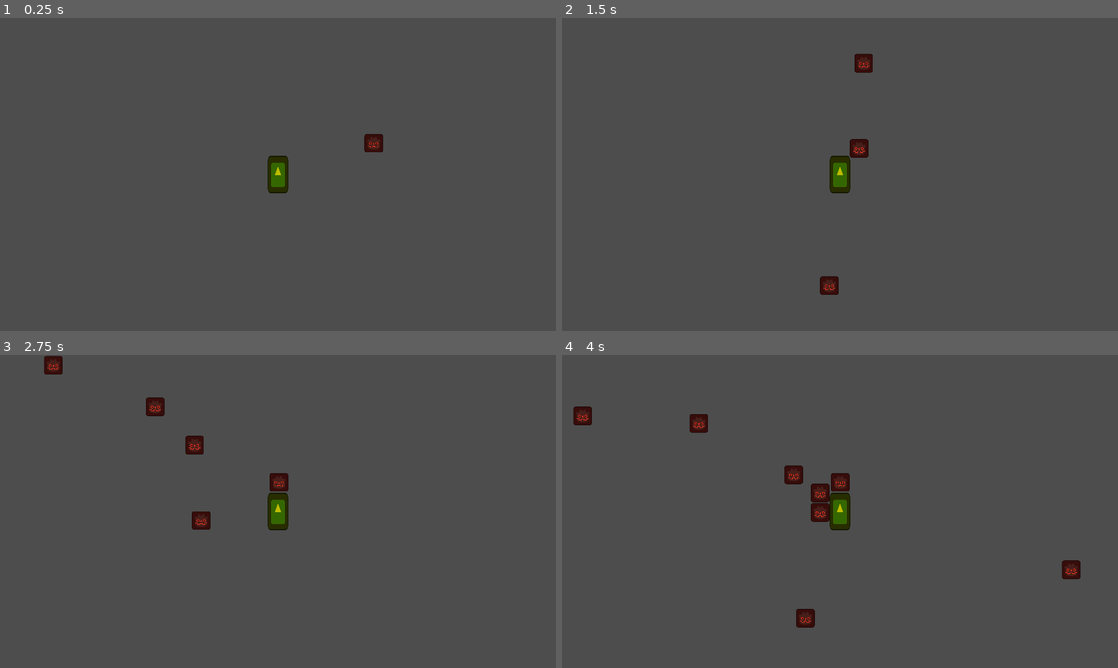
Above: before the commit, frames 1-4 (two rows, left to right).
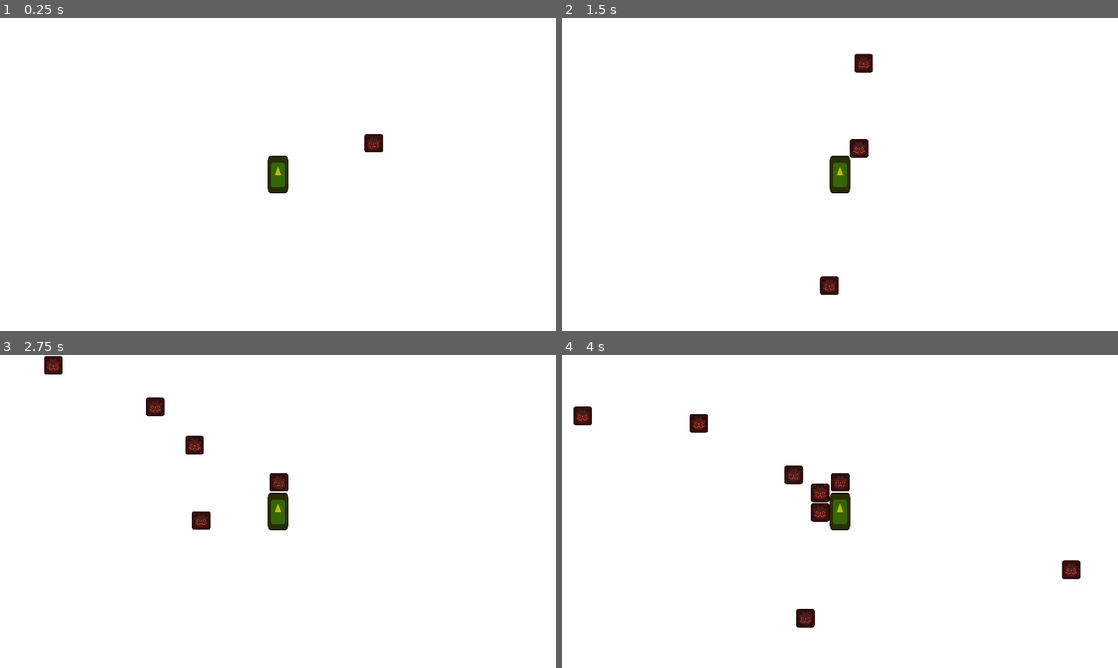
Above: after the commit, the same moments.

Repository: deutandev/survival-shooter
Game: Godot game, scene res://environment/map.tscn
Two runs of this game, one before a commit and one after it. Both use one fixed random seed, a clock stepped at 60 frames per second and the inputs below. The engine's default icon, where the game draws it, is replaced by a stand-in: a white triangle on a blue panel in a dark square.
Inputs:
- Up to frame 1 (0.25 s): no input
- Up to frame 2 (1.5 s): hold D (move_right) 0.53-1.28 s; hold S (move_down) from 1.28 s (still down)
- Up to frame 3 (2.75 s): release S (move_down) at 2.03 s; hold D (move_right) from 2.03 s (still down)
- Up to frame 4 (4 s): release D (move_right) at 2.78 s; hold W (move_up) 2.78-3.53 s; hold A (move_left) from 3.53 s (still down)

The runs differ from the first frame. In frame 1, 99% of the frame differs, in the area x 0-100%, y 0-100%; in frame 2, 99%; in frame 3, 99%; in frame 4, 98%.

Commit message:
add canvas layer

Diff:
--- a/environment/map.tscn
+++ b/environment/map.tscn
@@ -13,6 +13,15 @@
 
 [node name="Map" type="Node2D"]
 script = ExtResource("1_fp5rb")
+
+[node name="CanvasLayer" type="CanvasLayer" parent="."]
+layer = -100
+
+[node name="ColorRect" type="ColorRect" parent="CanvasLayer"]
+offset_left = -41.0
+offset_top = -5.0
+offset_right = 2016.0
+offset_bottom = 1097.0
 
 [node name="Player" parent="." instance=ExtResource("1_8viek")]
 position = Vector2(1041, 484)
